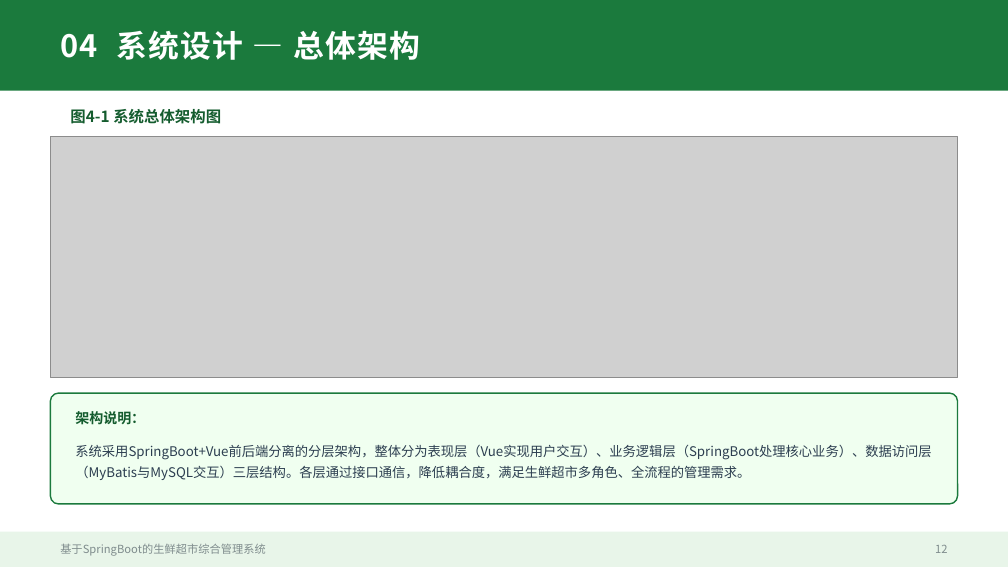
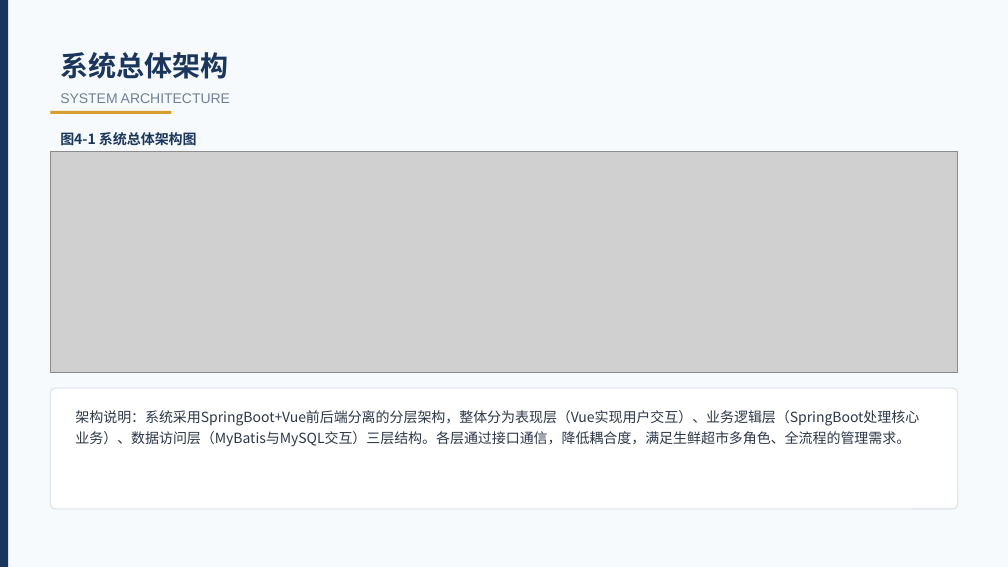
Before and after one commit to lvolk555/Trea--warehouse-, a slide deck: slide 13 of 生鲜超市综合管理系统_毕业答辩PPT.pptx (slide 12 before the commit). Drawn at 1008x567 pixels with LibreOffice and Linux fonts; fonts in the diff are those of the drawing; grey boxes stand for pictures. Boxes give left, top, right and bottom in pixels: in the first picture for what was removed or moved away, otherwise in the second. Text is boxed around its words. In the diff, an @@ line names an element or a change of style, - is before the commit and + after.

Commit message:
更新毕业答辩PPT - 采用深蓝色商务模板风格，添加学院信息

```diff
--- a/生鲜超市综合管理系统_毕业答辩PPT.pptx
+++ b/生鲜超市综合管理系统_毕业答辩PPT.pptx
@@ background #FFFFFF to #F7FAFC @@
@@ rectangle removed at (0, 0, 1008, 91) @@
@@ rectangle added at (0, 0, 8, 566), fill #1A365D @@
@@ text at (60, 52, 228, 79): text changed; size 22 to 20 pt; text colour #FFFFFF to #1A365D @@
-04 系统设计 — 总体架构
+系统总体架构
@@ rectangle added at (50, 111, 171, 114), fill #D69E2E @@
@@ text added at (60, 93, 230, 103), 10 pt, text #718096 @@
+SYSTEM ARCHITECTURE
@@ text "图4-1 系统总体架构图": place and size @@
-text "图4-1 系统总体架构图" at (70, 109, 221, 124)
+text "图4-1 系统总体架构图" at (60, 132, 197, 146)
@@ text "图4-1 系统总体架构图" at (60, 132, 197, 146): size 11 to 10 pt, text colour #145C2E to #1A365D @@
@@ picture: place and size @@
-picture at (50, 136, 958, 378)
+picture at (50, 151, 958, 373)
@@ rounded rectangle: place and size @@
-rounded rectangle at (50, 393, 958, 504)
+rounded rectangle at (50, 388, 958, 509)
@@ rounded rectangle at (50, 388, 958, 509): fill #F0FFF0 to #FFFFFF; outline #1B7A3D 1 pt to #E2E8F0 1 pt; proportions changed @@
@@ text at (75, 410, 919, 447): text changed; size 9.5 to 10 pt; text colour #2C3E50 to #2D3748 @@
-系统采用SpringBoot+Vue前后端分离的分层架构，整体分为表现层（Vue实现用户交互）、业务逻辑层（SpringBoot处理核心业务）、数据访问层（MyBatis与MySQL交互）三层结构。各层通过接口通信，降低耦合度，满足生鲜超市多角色、全流程的管理需求。
+架构说明：系统采用SpringBoot+Vue前后端分离的分层架构，整体分为表现层（Vue实现用户交互）、业务逻辑层（SpringBoot处理核心业务）、数据访问层（MyBatis与MySQL交互）三层结构。各层通过接口通信，降低耦合度，满足生鲜超市多角色、全流程的管理需求。
@@ text removed at (75, 411, 145, 425) @@
-架构说明：
@@ rectangle removed at (0, 532, 1008, 567) @@
@@ text removed at (60, 544, 265, 556) @@
-基于SpringBoot的生鲜超市综合管理系统
@@ text removed at (935, 545, 947, 553) @@
-12
```
Also in this commit, not shown: 12 other slides changed, 9 slides added, 11 slides removed.
